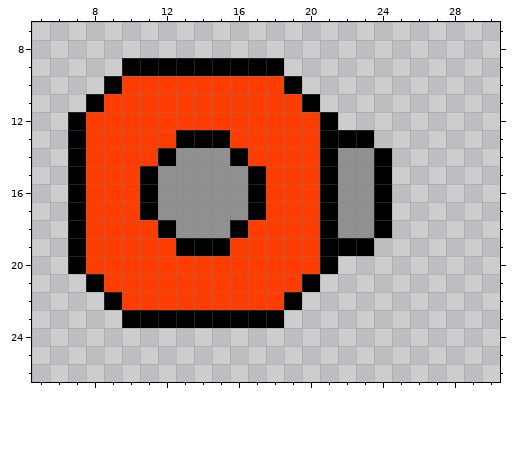
One commit to this pixel-art sprite: images/minion.png. This is how it looked before the edit.
The file is 288x288 pixels, drawn in blocks of 9x9; one block is one cell here. Shown: x 5..30, y 7..26.
Once edited:
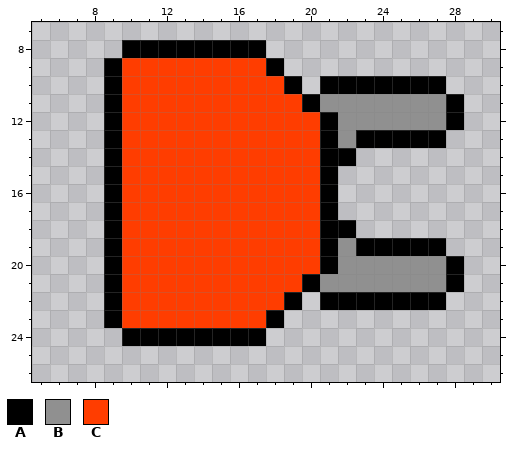
Palette (. is transparent): A #000000  B #909090  C #ff3d00
Edits made:
The edit adds colour A in row 8 at x 10 to 17; in row 9 at x 9; in row 10 at x 21 to 27; in rows 11 to 12 at x 28; in row 13 at x 24 to 27; in row 19 at x 24 to 27.
The edit adds colour A in rows 20 to 21 at x 28; in row 22 at x 21 to 27; in row 23 at x 9; in row 24 at x 10 to 17.
Colour B gives way to colour A in row 14 at x 22; in row 18 at x 22.
Colour C gives way to colour A in rows 11 to 21 at x 9.
The edit adds colour B in row 11 at x 21 to 27; in row 12 at x 22 to 27; in row 20 at x 22 to 27; in row 21 at x 21 to 27.
Colour A gives way to colour B in row 13 at x 22; in row 19 at x 22.
Colour A gives way to colour C in row 9 at x 10 to 17; in row 13 at x 13 to 15; in row 14 at x 12 and 16; in rows 15 to 17 at x 11 and 17; in row 18 at x 12 and 16; in row 19 at x 13 to 15.
Colour A gives way to colour C in row 23 at x 10 to 17.
Colour B gives way to colour C in row 14 at x 13 to 15; in rows 15 to 17 at x 12 to 16; in row 18 at x 13 to 15.
Colour A is removed in row 11 at x 8; in rows 12 to 13 at x 7; in rows 14 to 18 at x 7 and 24; in rows 19 to 20 at x 7; in row 21 at x 8.
Colour B is removed in row 14 at x 23; in rows 15 to 17 at x 22 to 23; in row 18 at x 23.
Colour C is removed in rows 12 to 20 at x 8.
Changed places in both pictures, as pixel boxes (x1, y1, x2, y2):
changed: (68, 40, 464, 346)
